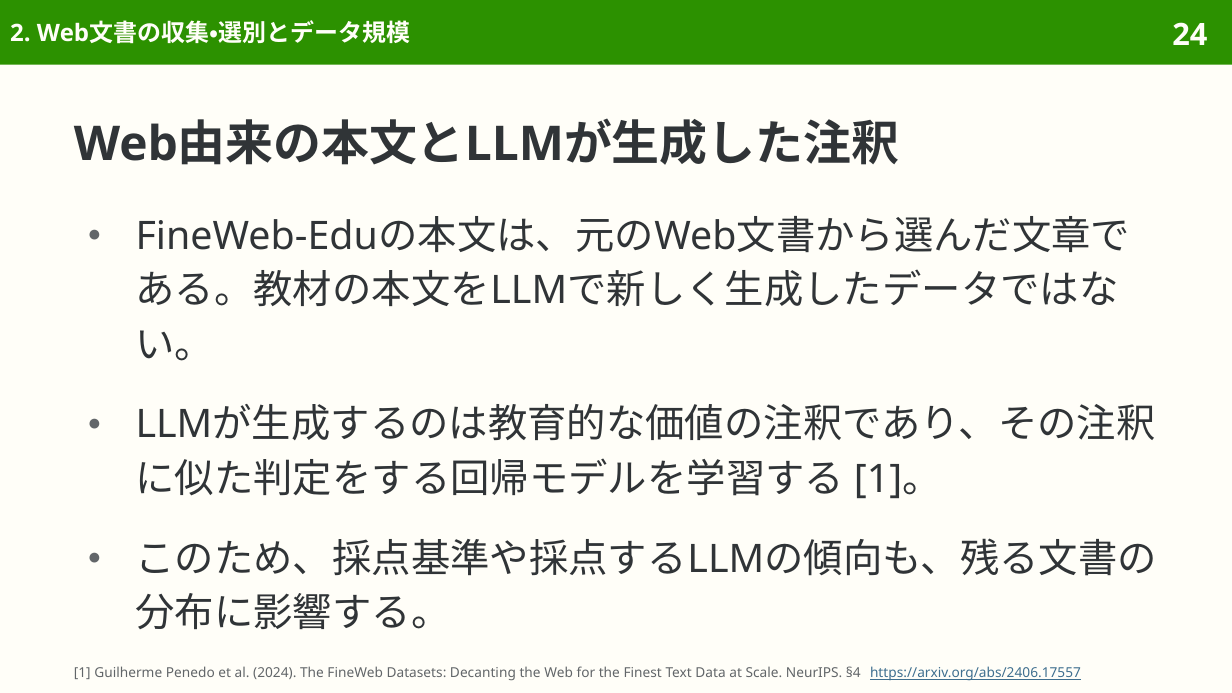
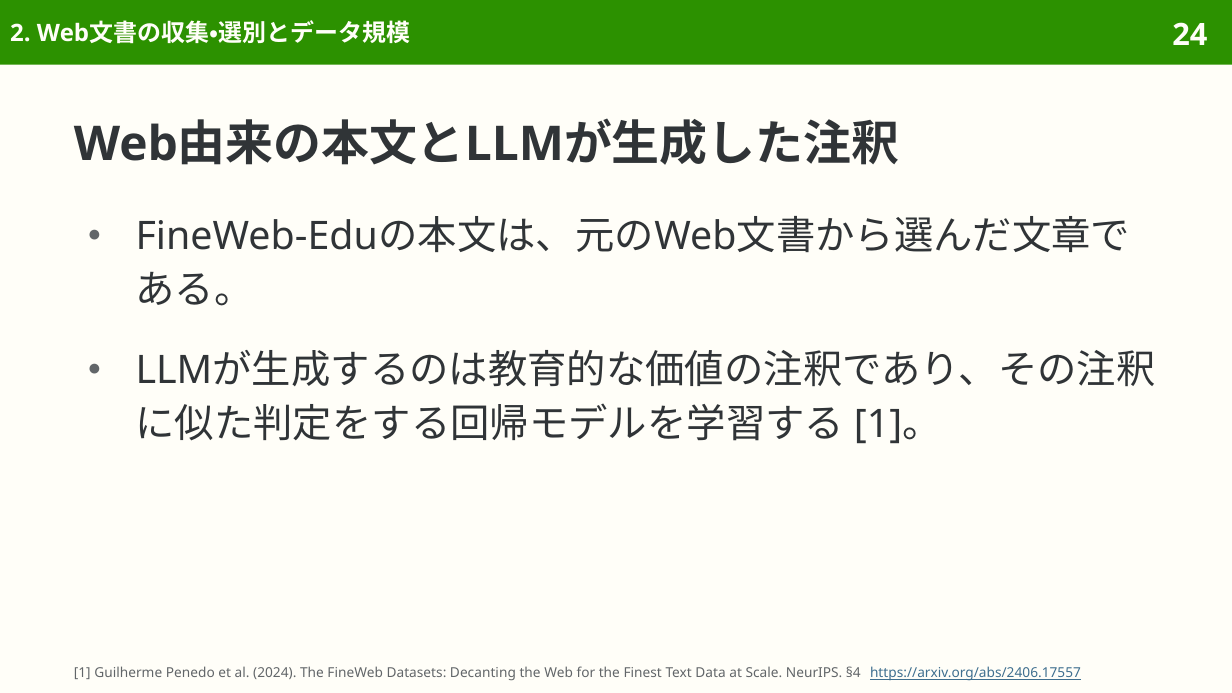
Before and after one commit to sasakiy84/datasets-in-10-minutes, a slide deck: slide 24 of slides/datasets-in-10-minutes-fineweb.pptx. Drawn at 1232x693 pixels with LibreOffice and Linux fonts; fonts in the diff are those of the drawing. Boxes give left, top, right and bottom in pixels: in the first picture for what was removed or moved away, otherwise in the second. Text is boxed around its words. In the diff, an @@ line names an element or a change of style, - is before the commit and + after.

```diff
--- a/slides/datasets-in-10-minutes-fineweb.pptx
+++ b/slides/datasets-in-10-minutes-fineweb.pptx
@@ text at (136, 216, 1131, 306): text changed @@
-● FineWeb-Eduの本文は、元のWeb文書から選んだ文章である。教材の本文をLLMで新しく生成したデータではない。
+● FineWeb-Eduの本文は、元のWeb文書から選んだ文章である。
@@ text at (136, 538, 1157, 629): paragraph removed @@
-● このため、採点基準や採点するLLMの傾向も、残る文書の分布に影響する。
```
Also in this commit, not shown: 34 other slides changed, 1 slide removed, 16 other files.
